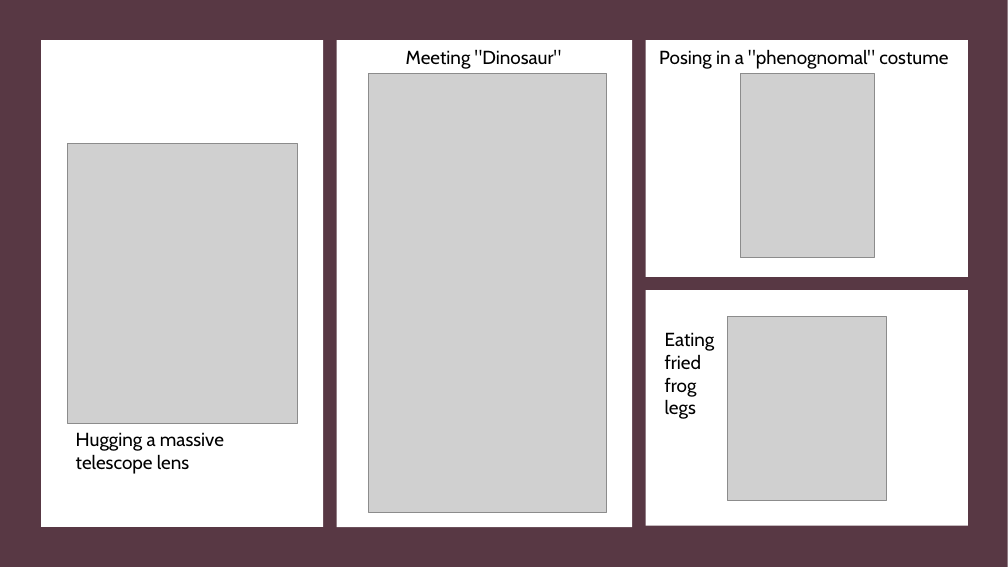
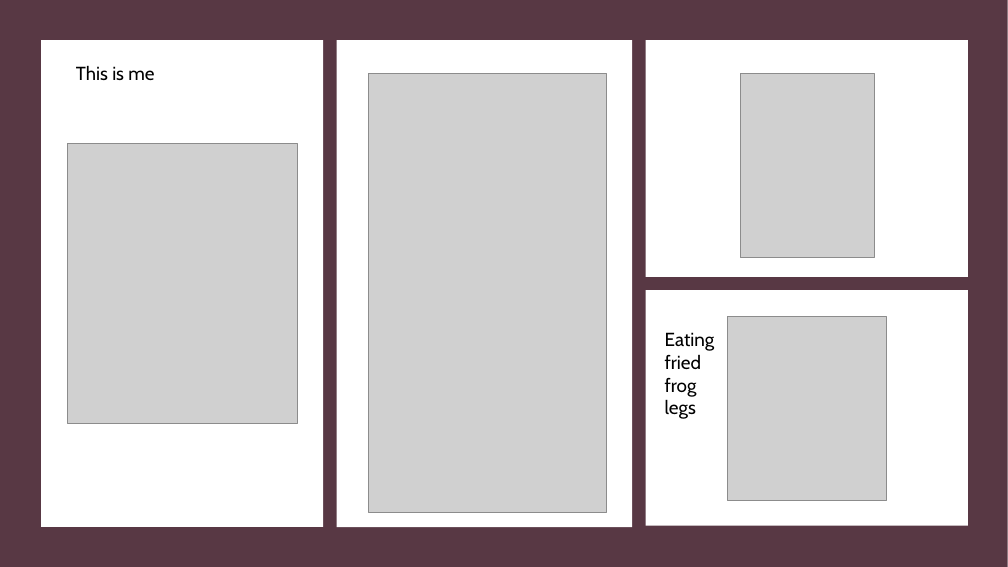
Before and after one commit to Katie1harrison/Katie1harrison.github.io, a slide deck: slide 2 of success.pptx. Drawn at 1008x567 pixels with LibreOffice and Linux fonts; fonts in the diff are those of the drawing; grey boxes stand for pictures. Boxes give left, top, right and bottom in pixels: in the first picture for what was removed or moved away, otherwise in the second. Text is boxed around its words. In the diff, an @@ line names an element or a change of style, - is before the commit and + after.

```diff
--- a/success.pptx
+++ b/success.pptx
@@ text removed at [406, 49, 562, 69] @@
-Meeting "Dinosaur"
@@ text removed at [659, 49, 948, 69] @@
-Posing in a "phenognomal" costume
@@ text added at [76, 65, 154, 80], 18 pt, text #000000 @@
+This is me
@@ text removed at [76, 432, 224, 474] @@
-Hugging a massive
-telescope lens
```
Also in this commit, not shown: 6 other slides changed, 1 slide added, 1 other file.
